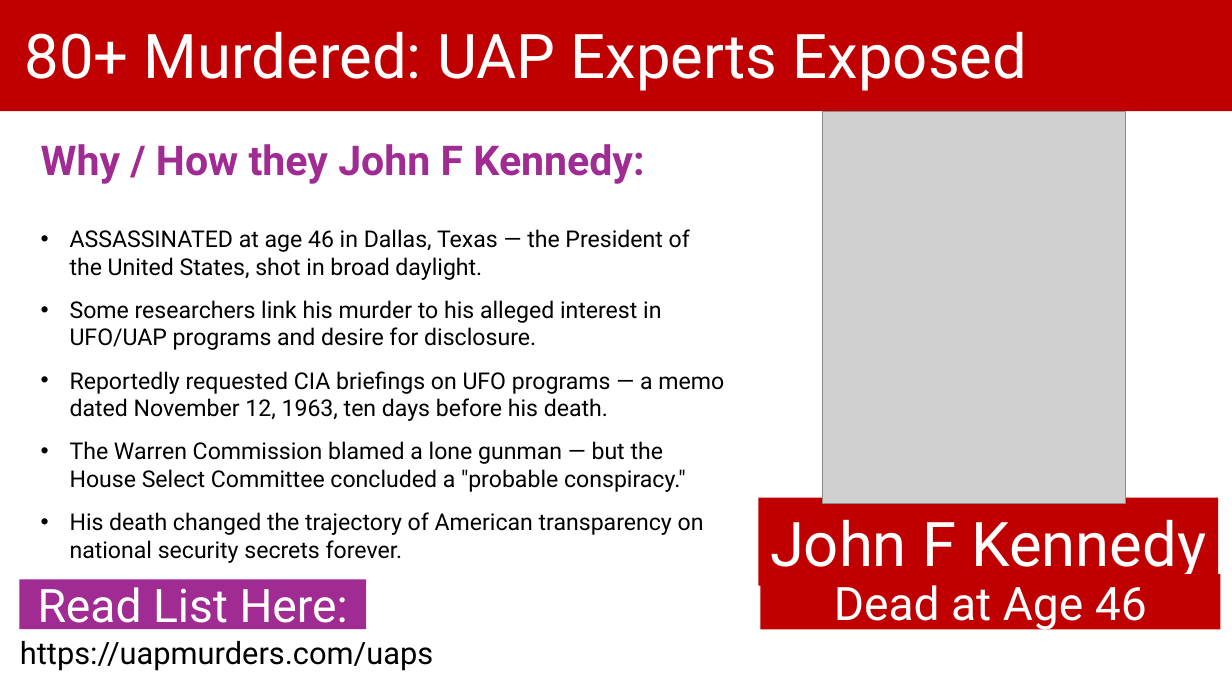
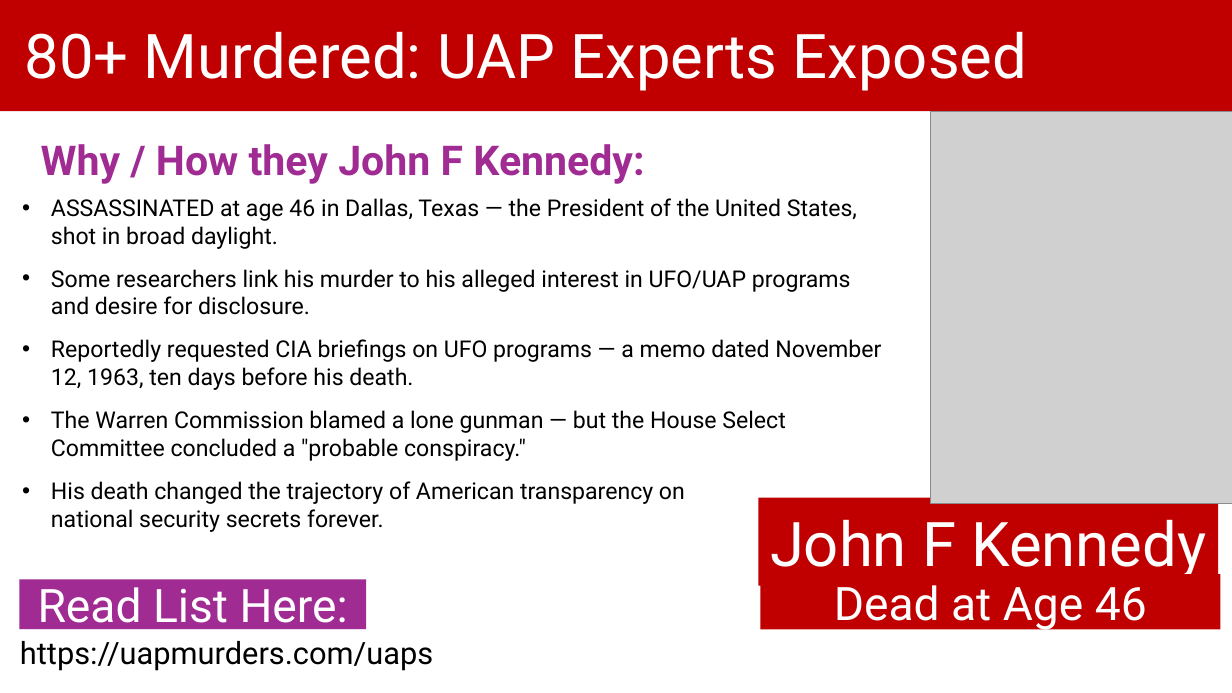
Before and after one commit to BryanStarbuck/UAP_Murder_Docus, a slide deck: slide 26 of UAPs/UAPs_Murders.pptx (slide 34 before the commit). Drawn at 1232x693 pixels with LibreOffice and Linux fonts; fonts in the diff are those of the drawing; grey boxes stand for pictures. Boxes give left, top, right and bottom in pixels: in the first picture for what was removed or moved away, otherwise in the second. Text is boxed around its words. In the diff, an @@ line names an element or a change of style, - is before the commit and + after.

```diff
--- a/UAPs/UAPs_Murders.pptx
+++ b/UAPs/UAPs_Murders.pptx
@@ picture: place and size @@
-picture at (823,111,1127,504)
+picture at (931,111,1232,504)
@@ text "ASSASSINATED at age 46 in ..." rewrapped from (70,229,724,535) to (51,198,881,532) @@
```
Also in this commit, not shown: 17 other slides changed, 1 slide added, 17 slides removed, 58 other files.
